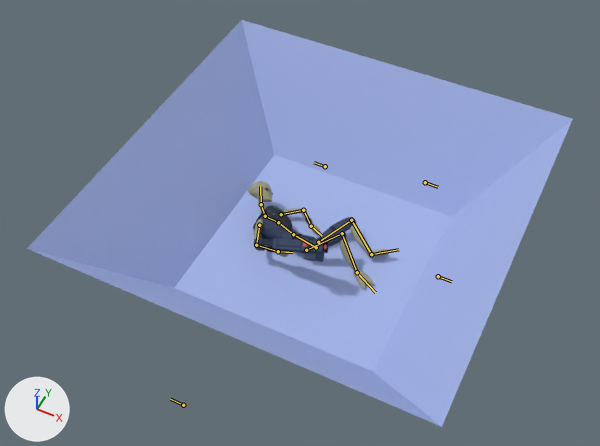
Renders of the Blender file game/models/alien.blend from each side of a commit.
The view is the same before and after, from a camera (50 mm lens) standing at (16.0, -34.9, 45.9) and looking at (-1.1, -0.7, 3.2). The axes (+X, +Y, +Z) are drawn at lower left. The lights are the same throughout. Both versions are drawn at frame 136 of the action 'anim'; the numbers are the values there. The bones that bend it are drawn over the model as lines.
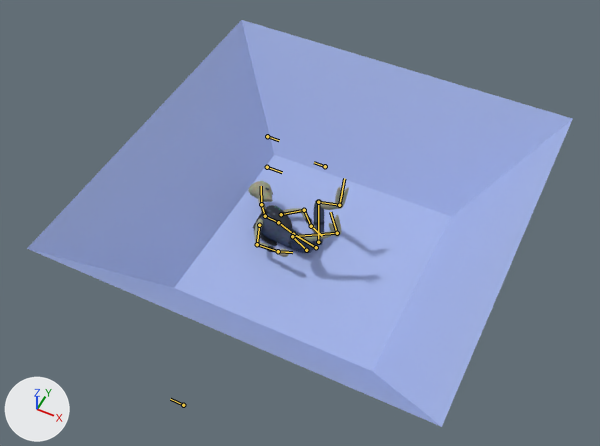
What changed in the scene script:
```text
Change bone_ikf_l:
    where bone_ikf_l = bpy.data.objects['Armature'].pose.bones['ikF.L']
    bone_ikf_l.location: (0.05, 3.73, -0.23) -> (0.13, 1.06, -3.99)
    bone_ikf_l.rotation_quaternion: (0.789, -0.172, -0.495, -0.29) -> (0.592, -0.682, -0.302, 0.06)  # degrees (2, -64, -42) -> degrees (-104, -18, 34)
Change bone_ikfp_l:
    where bone_ikfp_l = bpy.data.objects['Armature'].pose.bones['ikFP.L']
    bone_ikfp_l.location: (-5.5, 0.32, 0.27) -> (-5.21, -12.26, -0.24)
Change bone_ikf_r:
    where bone_ikf_r = bpy.data.objects['Armature'].pose.bones['ikF.R']
    bone_ikf_r.location: (0.11, 3.41, -0.04) -> (-0.13, 1.88, -3.73)
    bone_ikf_r.rotation_quaternion: (0.973, 0.037, 0.0, 0.227) -> (0.564, -0.711, -0.094, 0.163)  # degrees (4, -1, 26) -> degrees (-102, 8, 22)
Change bone_ikfp_r:
    where bone_ikfp_r = bpy.data.objects['Armature'].pose.bones['ikFP.R']
    bone_ikfp_r.location: (-1.81, 3.67, -2.37) -> (3.5, -6.38, 8.33)
```

Location of each change, (x1, y1, x2, y2) in pixels of the pictures (600 x 446 px):
'Cube', posed (30% narrower, 29% shorter): before (248, 181, 393, 289); after (248, 181, 349, 257)
'Cube.002', no longer drawn: before (254, 239, 329, 262)
bone 'ikF.L', root to tip: before (371, 254) to (398, 249); after (339, 205) to (344, 178)
bone 'ikFP.L', root to tip: before (425, 182) to (438, 187); after (267, 136) to (279, 140)
bone 'ikF.R', root to tip: before (357, 272) to (375, 292); after (337, 233) to (330, 212)
bone 'ikFP.R', root to tip: before (438, 276) to (451, 281); after (267, 167) to (282, 172)
